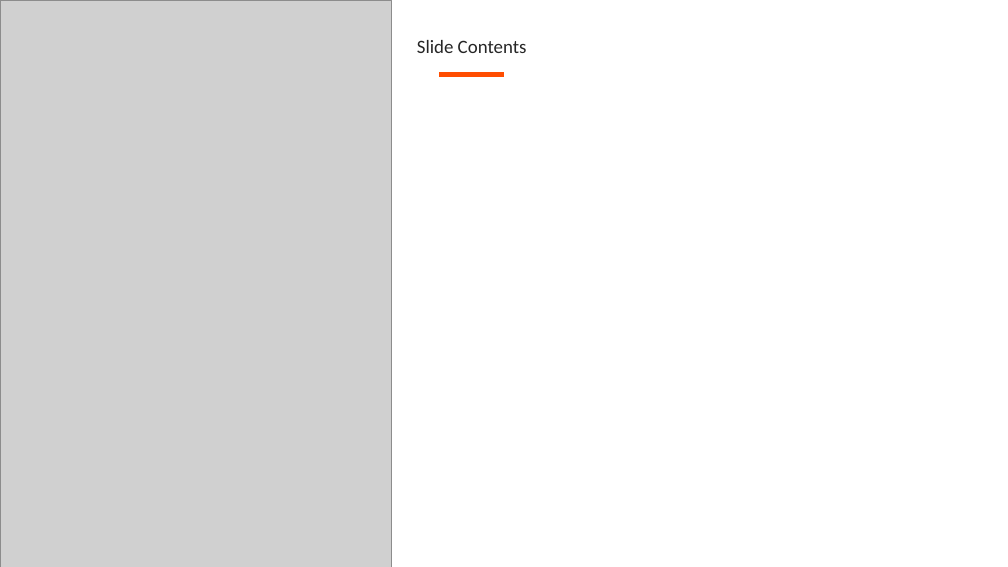
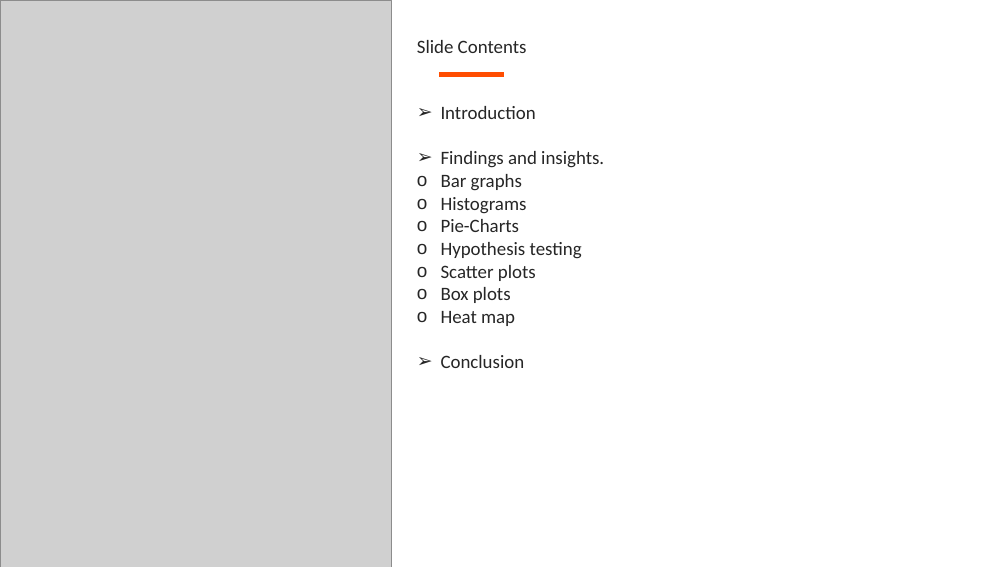
Before and after one commit to Oatsinthepine/Project_1_group8, a slide deck: slide 2 of Presentation slide.pptx (slide 3 before the commit). Drawn at 1008x567 pixels with LibreOffice and Linux fonts; fonts in the diff are those of the drawing; grey boxes stand for pictures. Boxes give left, top, right and bottom in pixels: in the first picture for what was removed or moved away, otherwise in the second. Text is boxed around its words. In the diff, an @@ line names an element or a change of style, - is before the commit and + after.

```diff
--- a/Presentation slide.pptx
+++ b/Presentation slide.pptx
@@ text added at [441,106,604,368], 18 pt, text #262626 @@
+➢ Introduction
+➢ Findings and insights.
+o Bar graphs
+o Histograms
+o Pie-Charts
+o Hypothesis testing
+o Scatter plots
+o Box plots
+o Heat map
+➢ Conclusion
```
Also in this commit, not shown: 9 other slides changed, 2 slides added.
